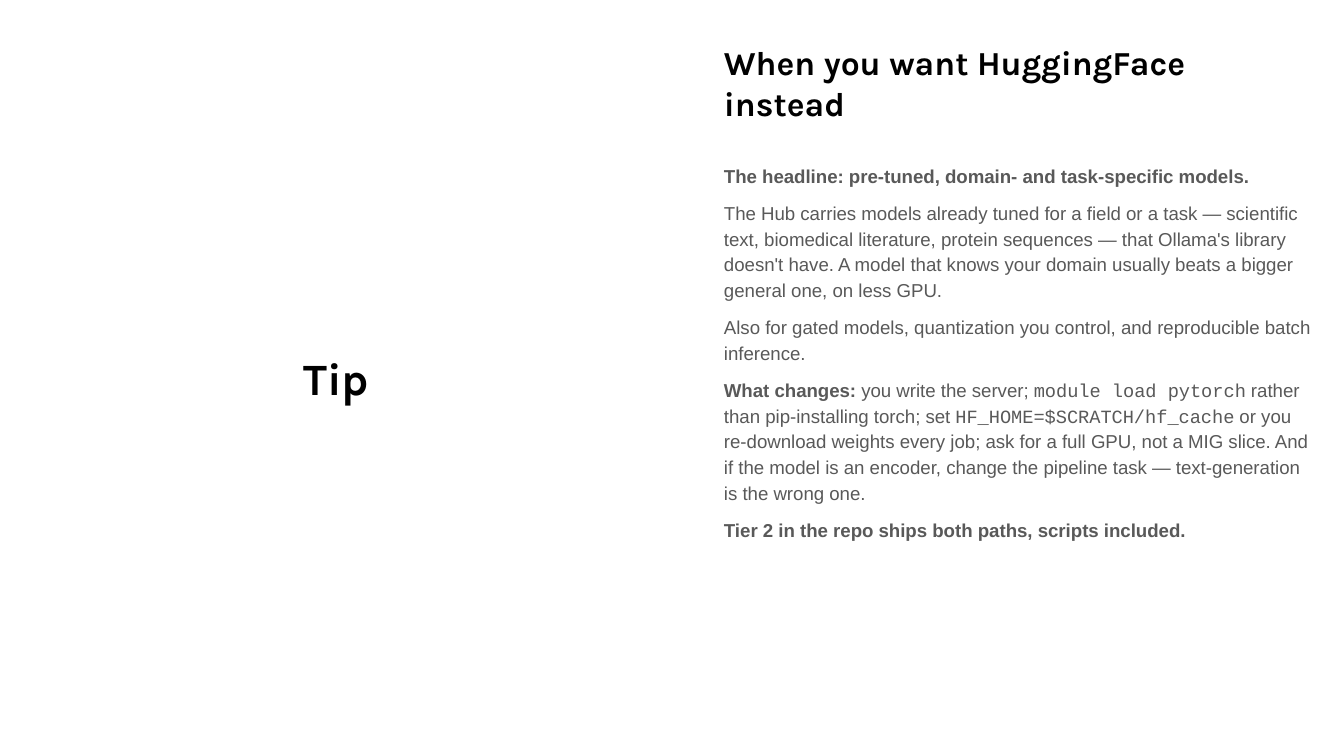
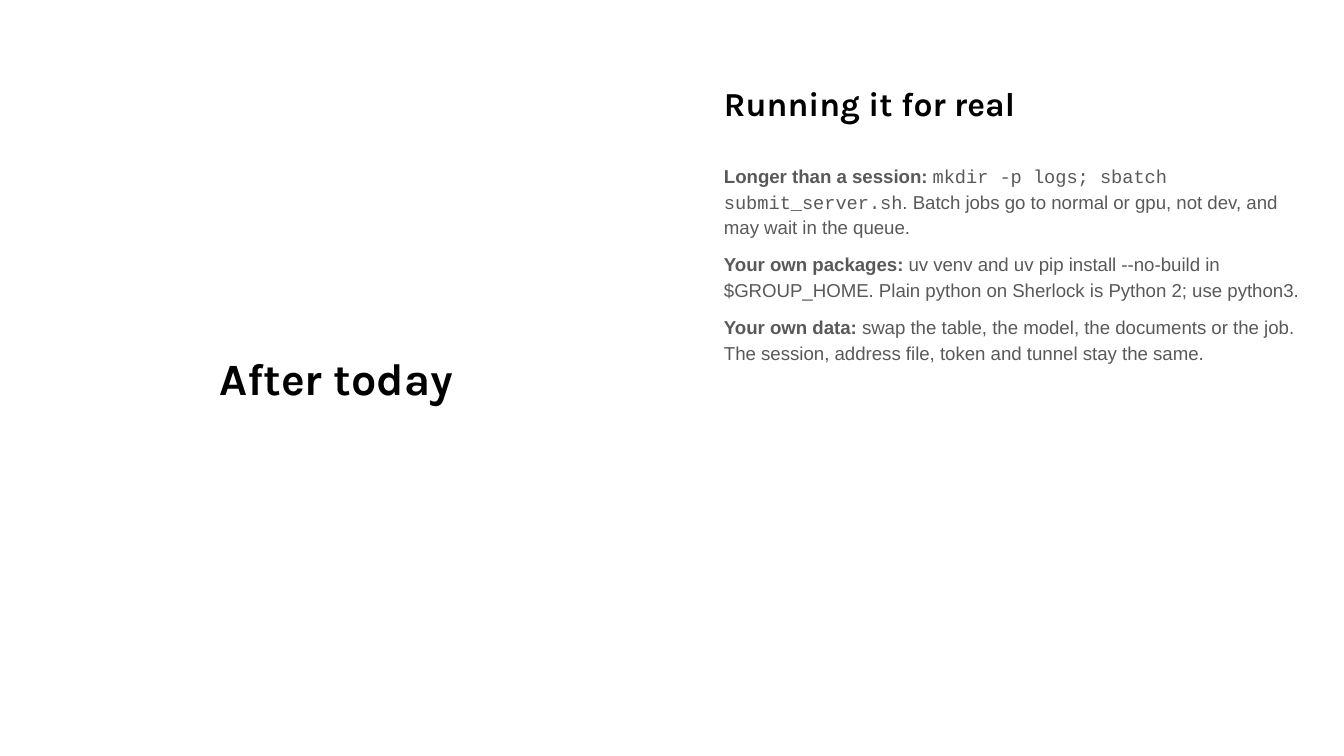
Before and after one commit to stanford-rc/hpc-server-workshop, a slide deck: slide 10 of HPC-Server-Workshop.pptx. Drawn at 1344x756 pixels with LibreOffice and Linux fonts; fonts in the diff are those of the drawing; background and template pictures are left out. Boxes give left, top, right and bottom in pixels: in the first picture for what was removed or moved away, otherwise in the second. Text is boxed around its words. In the diff, an @@ line names an element or a change of style, - is before the commit and + after.

Commit message:
use accurate models and rebuild the slides for the tested process
- Ollama default is gemma3:4b from Sherlock's model library on Oak: the only
  candidate that fit a GPU slice and answered all three test questions
  correctly (llama3.2:3b and phi4-mini each got one wrong)
- the transformers server uses Qwen/Qwen2.5-1.5B-Instruct from the shared
  cache, loaded in half precision, with each prompt sent as a chat message;
  it returns only the reply, so the clients no longer trim the prompt
- Tier 2 README: how to list Sherlock's Ollama models, and a "compare a
  smaller model" exercise using the wrong answers seen in testing
- slides rebuilt from fill.py on the SRC template to match the READMEs:
  sh_dev sessions, address file, token, one-line tunnel, Claude Code module

```diff
--- a/HPC-Server-Workshop.pptx
+++ b/HPC-Server-Workshop.pptx
@@ title at box(724, 92, 1015, 124): text changed @@
-When you want HuggingFace instead
+Running it for real
@@ text at box(724, 169, 1298, 364): text changed @@
-The headline: pre-tuned, domain- and task-specific models.
-The Hub carries models already tuned for a field or a task — scientific text, biomedical literature, protein sequences — that Ollama's library doesn't have. A model that knows your domain usually beats a bigger general one, on less GPU.
-Also for gated models, quantization you control, and reproducible batch inference.
-What changes: you write the server; module load pytorch rather than pip-installing torch; set HF_HOME=$SCRATCH/hf_cache or you re-download weights every job; ask for a full GPU, not a MIG slice. And if the model is an encoder, change the pipeline task — text-generation is the wrong one.
-Tier 2 in the repo ships both paths, scripts included.
+Longer than a session: mkdir -p logs; sbatch submit_server.sh. Batch jobs go to normal or gpu, not dev, and may wait in the queue.
+Your own packages: uv venv and uv pip install --no-build in $GROUP_HOME. Plain python on Sherlock is Python 2; use python3.
+Your own data: swap the table, the model, the documents or the job. The session, address file, token and tunnel stay the same.
@@ title at box(220, 364, 453, 407): text changed @@
-Tip
+After today
```
Also in this commit, not shown: 7 other slides changed, 3 slides added, 3 slides removed, 9 other files.
